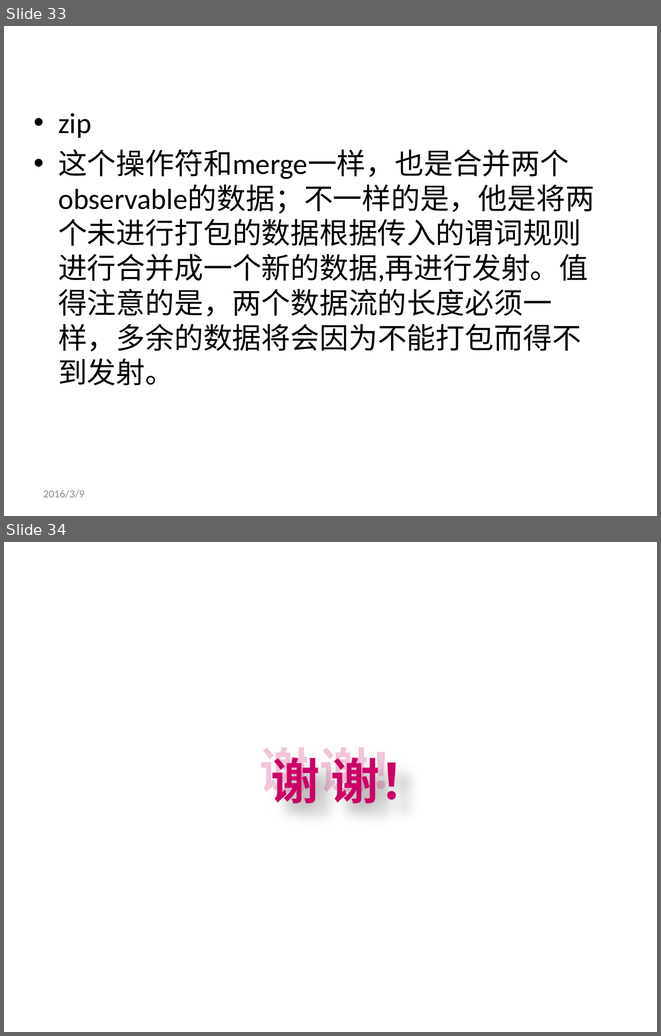
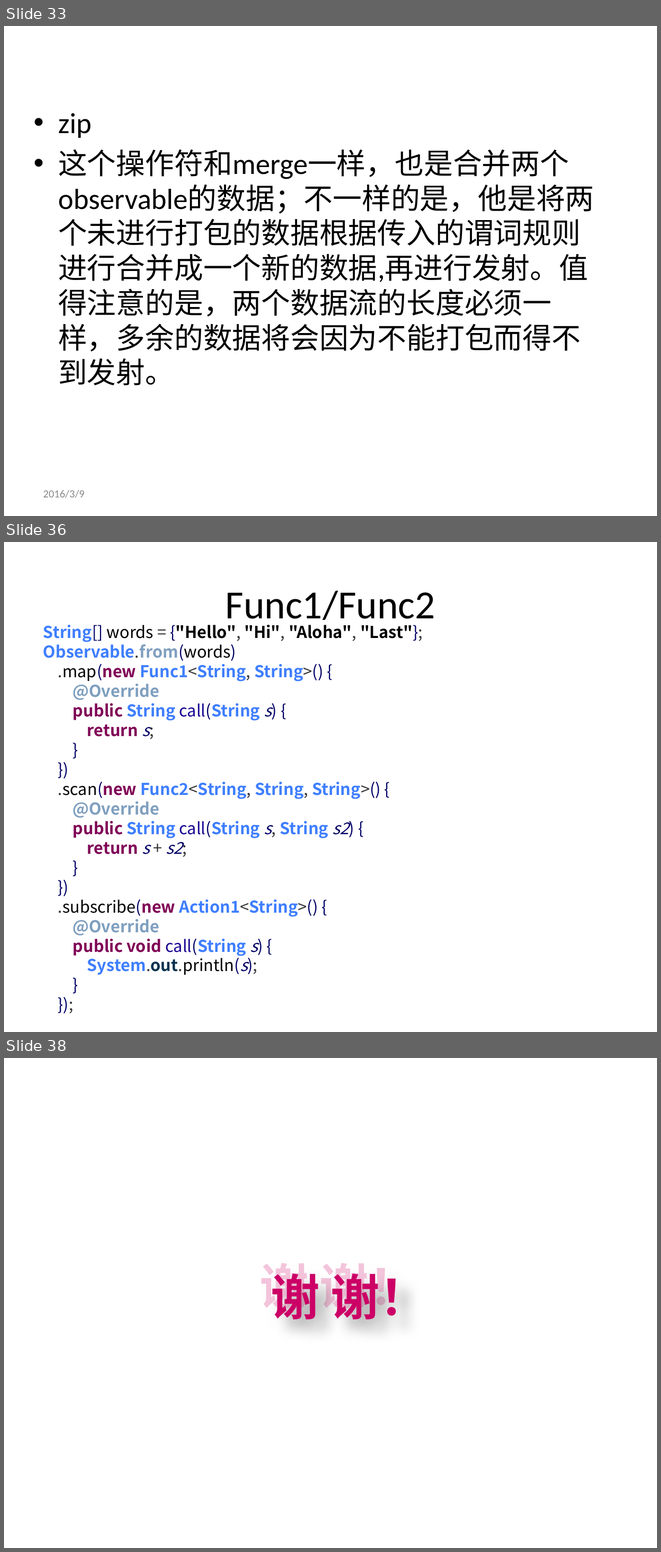
Before and after one commit to genglei-cuan/Study, a slide deck: notes/rxjava/RxJava简介.pptx. Shown one above the other, each under a label of ours: slides 33 and 34 before the commit, slides 33, 36 and 38 after it; the slides between them are not shown. The pictures are 661x1036 and 661x1552 pixels, drawn with LibreOffice and Linux fonts; fonts in the diff are those of the drawing; background and template pictures are left out. Boxes give left, top, right and bottom in pixels: in the first picture for what was removed or moved away, otherwise in the second. Text is boxed around its words. In the diff, an @@ line names an element or a change of style, - is before the commit and + after.

```diff
--- a/notes/rxjava/RxJava简介.pptx
+++ b/notes/rxjava/RxJava简介.pptx
@@ slide 36 added at bbox=[4, 542, 657, 1032], background picture (left out) @@
@@ title added at bbox=[226, 590, 435, 627], 44 pt, text #000000 @@
+Func1/Func2
@@ text added at bbox=[43, 625, 423, 974], 18 pt, text #3E7EFF, bold @@
+String[] words = {"Hello", "Hi", "Aloha", "Last"};
+Observable.from(words)
+.map(new Func1<String, String>() {
+@Override
+public String call(String s) {
+return s;
+}
+})
+.scan(new Func2<String, String, String>() {
+@Override
+public String call(String s, String s2) {
+return s + s2;
+}
+})
+.subscribe(new Action1<String>() {
+@Override
+public void call(String s) {
+System.out.println(s);
+}
+});
@@ text added at bbox=[43, 1004, 85, 1013], 12 pt, text #898989 @@
+2016/3/9
@@ what was slide 34 is now slide 38 @@
```
Also in this commit, not shown: 3 slides changed, 3 other slides added, 1 other file.
